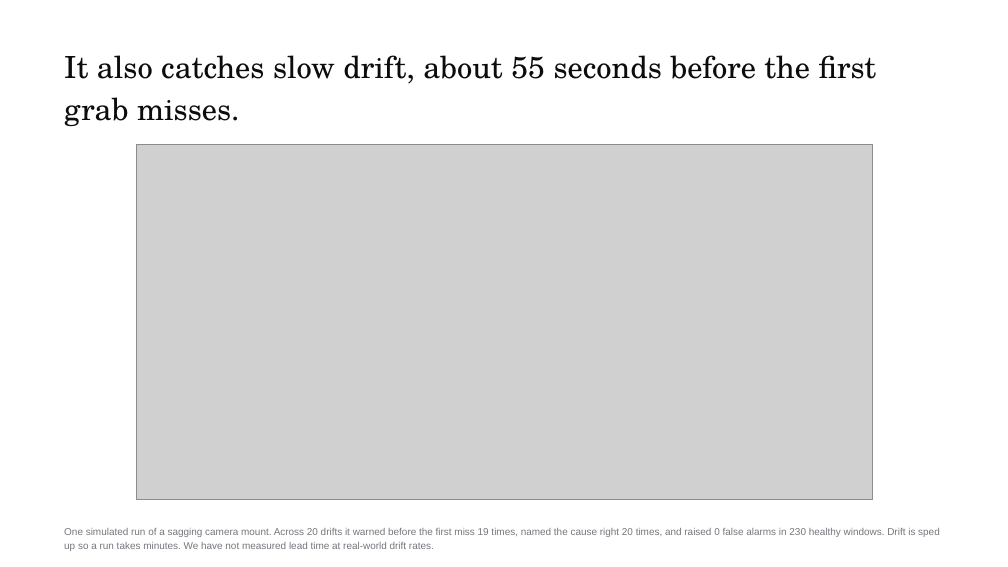
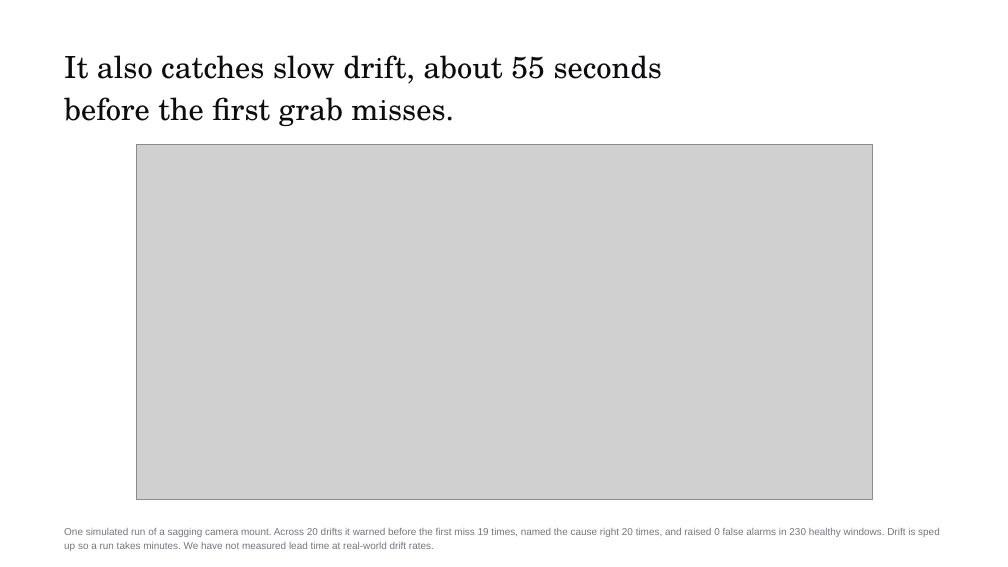
Before and after one commit to RithikSatarla/respitelabs, a slide deck: slide 7 of pitch/Kintrace-deck.pptx. Drawn at 1008x567 pixels with LibreOffice and Linux fonts; fonts in the diff are those of the drawing; grey boxes stand for pictures. Boxes give left, top, right and bottom in pixels: in the first picture for what was removed or moved away, otherwise in the second. Text is boxed around its words. In the diff, an @@ line names an element or a change of style, - is before the commit and + after.

```diff
--- a/pitch/Kintrace-deck.pptx
+++ b/pitch/Kintrace-deck.pptx
@@ text at (x1=64, y1=55, x2=662, y2=127): text changed @@
-It also catches slow drift, about 55 seconds before the first grab misses.
+It also catches slow drift, about 55 seconds
+before the first grab misses.
```
Also in this commit, not shown: 9 other slides changed, 11 other files.
